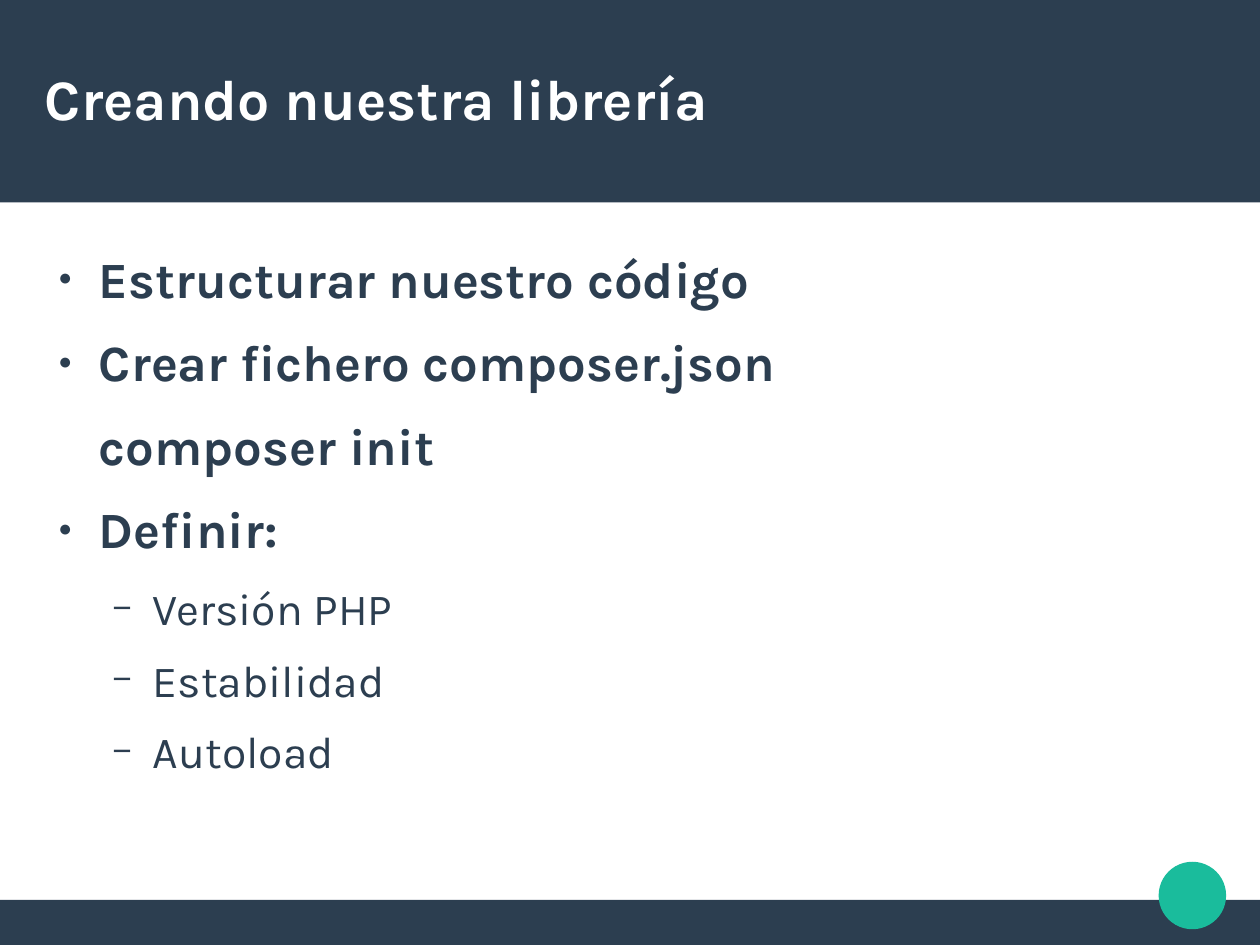
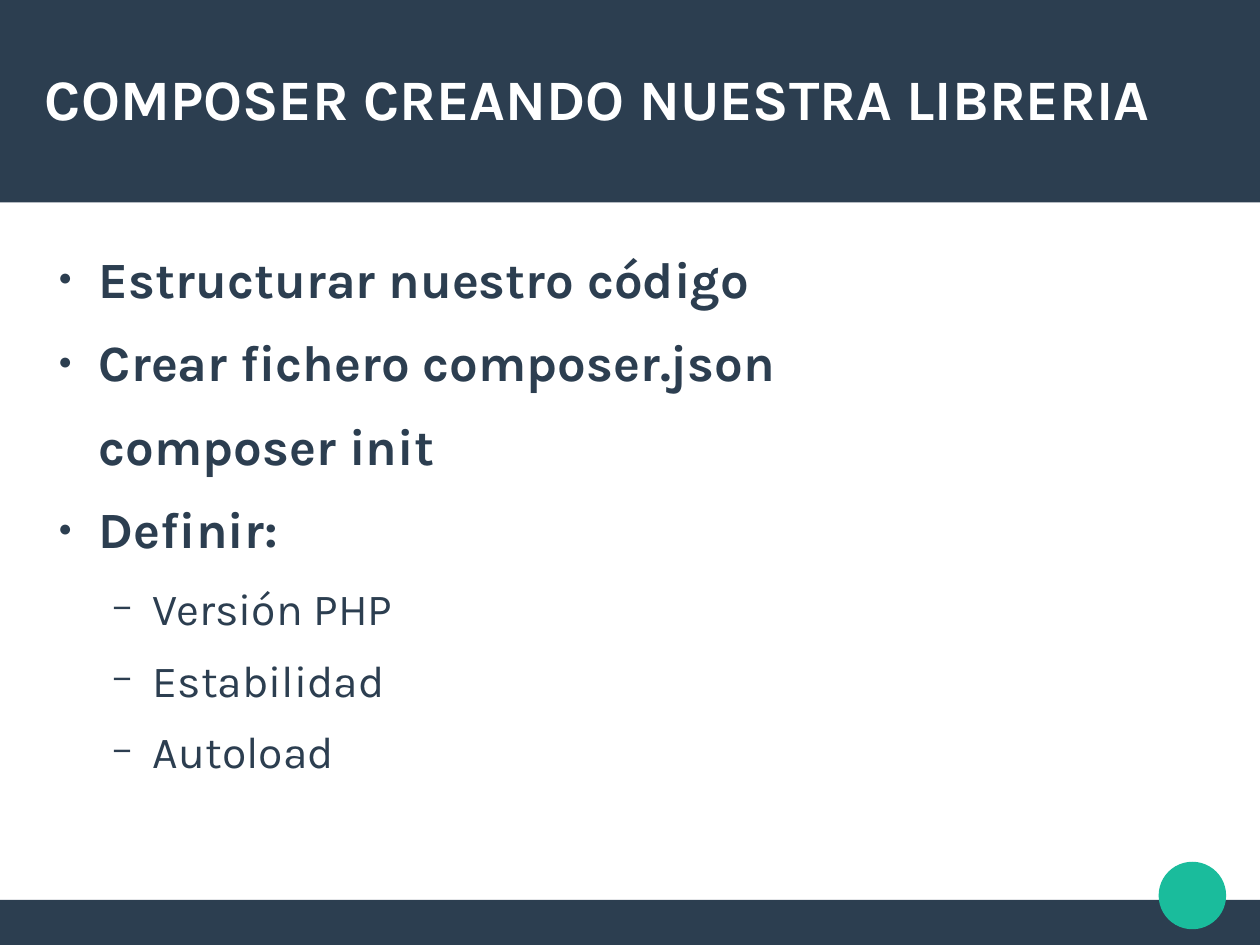
Before and after one commit to iribarren/composer_demo, a slide deck: slide 8 of composer2.odp. Drawn at 1260x945 pixels with LibreOffice and Linux fonts; fonts in the diff are those of the drawing. Boxes give left, top, right and bottom in pixels: in the first picture for what was removed or moved away, otherwise in the second. Text is boxed around its words. In the diff, an @@ line names an element or a change of style, - is before the commit and + after.

```diff
--- a/composer2.odp
+++ b/composer2.odp
@@ title at [45,82,1150,121]: text changed @@
-Creando nuestra librería
+COMPOSER CREANDO NUESTRA LIBRERIA
```
Also in this commit, not shown: 6 other slides changed, 3 slides added, 1 other file.
